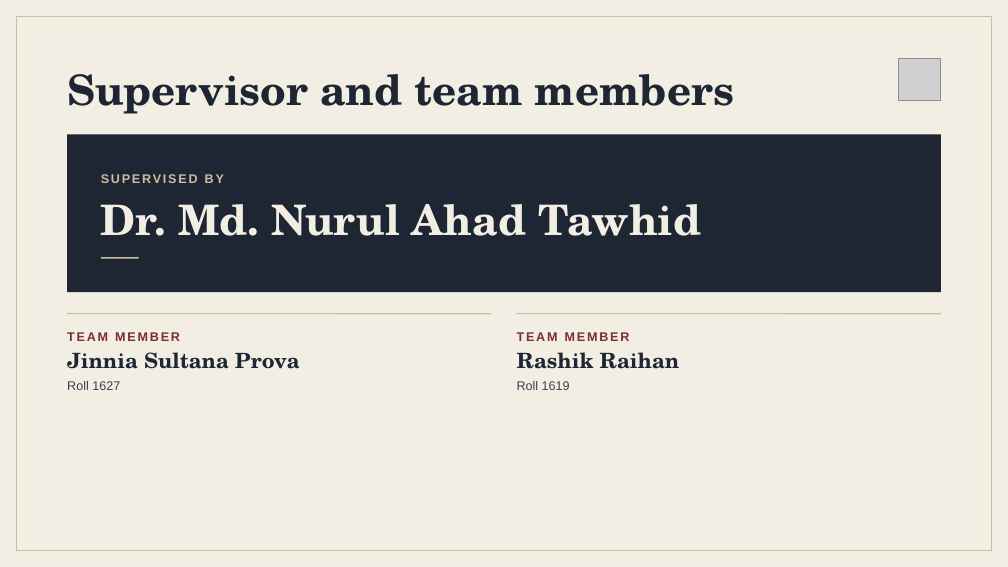
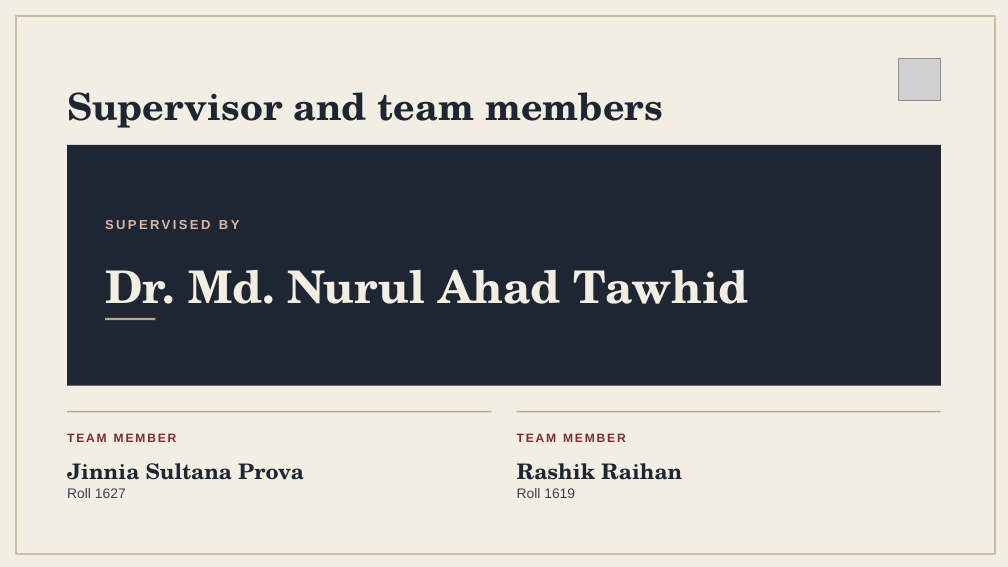
Before and after one commit to jinnia-sultana/LegalResearch_CasePreparation-Assistant, a slide deck: slide 2 of docs/Proposal/GR-20.pptx. Drawn at 1008x567 pixels with LibreOffice and Linux fonts; fonts in the diff are those of the drawing; grey boxes stand for pictures. Boxes give left, top, right and bottom in pixels: in the first picture for what was removed or moved away, otherwise in the second. Text is boxed around its words. In the diff, an @@ line names an element or a change of style, - is before the commit and + after.

```diff
--- a/docs/Proposal/GR-20.pptx
+++ b/docs/Proposal/GR-20.pptx
@@ rectangle at bbox=[17, 17, 995, 554]: outline #CBBD9F 1 pt to #CBBD9F 1.5 pt @@
@@ text "Supervisor and team members" at bbox=[67, 92, 663, 128]: size 40 to 35.8 pt; line spacing 44pt to 1.34 @@
@@ rectangle: place and size @@
-rectangle at bbox=[67, 135, 941, 293]
+rectangle at bbox=[67, 145, 941, 386]
@@ text "SUPERVISED BY": place and size @@
-text "SUPERVISED BY" at bbox=[101, 174, 224, 183]
+text "SUPERVISED BY" at bbox=[105, 220, 239, 229]
@@ text "SUPERVISED BY" at bbox=[105, 220, 239, 229]: size 12 to 12.4 pt, text colour #CBBD9F to #D9B8A6, letter spacing 1.7 to 2.4 pt; line spacing 16.8pt to 1.15 @@
@@ rectangle removed at bbox=[101, 257, 138, 259] @@
@@ text "Dr. Md. Nurul Ahad Tawhid": place and size @@
-text "Dr. Md. Nurul Ahad Tawhid" at bbox=[101, 204, 701, 236]
+text "Dr. Md. Nurul Ahad Tawhid" at bbox=[105, 269, 749, 319]
@@ text "Dr. Md. Nurul Ahad Tawhid" at bbox=[105, 269, 749, 319]: size 40 to 42.9 pt; line spacing 48pt to 1.29 @@
@@ line removed from (67, 314) to (492, 314) @@
@@ rectangle added at bbox=[105, 318, 156, 321], fill #B9A989 @@
@@ line removed from (516, 314) to (941, 314) @@
@@ rectangle added at bbox=[67, 411, 492, 412], fill #B9A989 @@
@@ rectangle added at bbox=[516, 411, 941, 412], fill #B9A989 @@
@@ text "TEAM MEMBER": place and size @@
-text "TEAM MEMBER" at bbox=[67, 332, 180, 341]
+text "TEAM MEMBER" at bbox=[67, 433, 177, 442]
@@ text "TEAM MEMBER" at bbox=[67, 433, 177, 442]: size 12 to 11.5 pt; line spacing 16.8pt to 1.15 @@
@@ text "Jinnia Sultana Prova": place and size @@
-text "Jinnia Sultana Prova" at bbox=[67, 352, 300, 369]
+text "Jinnia Sultana Prova" at bbox=[67, 463, 304, 480]
@@ text "Jinnia Sultana Prova" at bbox=[67, 463, 304, 480]: size 20 to 20.4 pt; line spacing 24pt to 1.4 @@
@@ text "TEAM MEMBER" at bbox=[517, 433, 626, 442]: size 12 to 11.5 pt; line spacing 16.8pt to 1.15 @@
@@ text "TEAM MEMBER": place and size @@
-text "TEAM MEMBER" at bbox=[517, 332, 630, 341]
+text "TEAM MEMBER" at bbox=[517, 433, 626, 442]
@@ text "Rashik Raihan" at bbox=[517, 463, 682, 480]: size 20 to 20.4 pt; line spacing 24pt to 1.4 @@
@@ text "Rashik Raihan": place and size @@
-text "Rashik Raihan" at bbox=[517, 352, 680, 369]
+text "Rashik Raihan" at bbox=[517, 463, 682, 480]
@@ text "Roll 1627": place and size @@
-text "Roll 1627" at bbox=[67, 381, 120, 390]
+text "Roll 1627" at bbox=[67, 488, 126, 498]
@@ text "Roll 1627" at bbox=[67, 488, 126, 498]: size 12 to 13.2 pt; line spacing 13.8pt to 1.15 @@
@@ text "Roll 1619" at bbox=[517, 488, 575, 498]: size 12 to 13.2 pt; line spacing 13.8pt to 1.15 @@
@@ text "Roll 1619": place and size @@
-text "Roll 1619" at bbox=[517, 381, 570, 390]
+text "Roll 1619" at bbox=[517, 488, 575, 498]
```
Also in this commit, not shown: 10 other slides changed, 1 other file.
